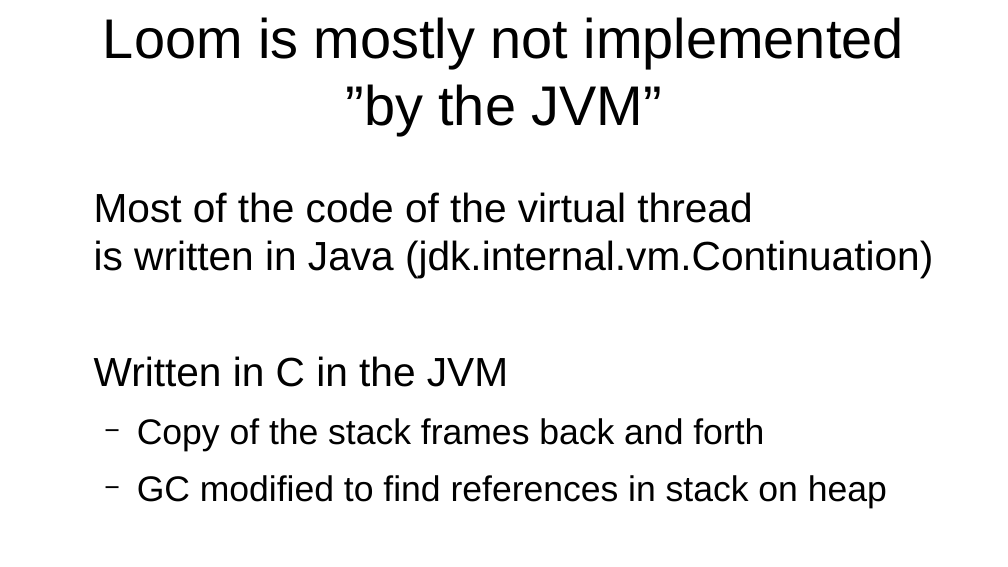
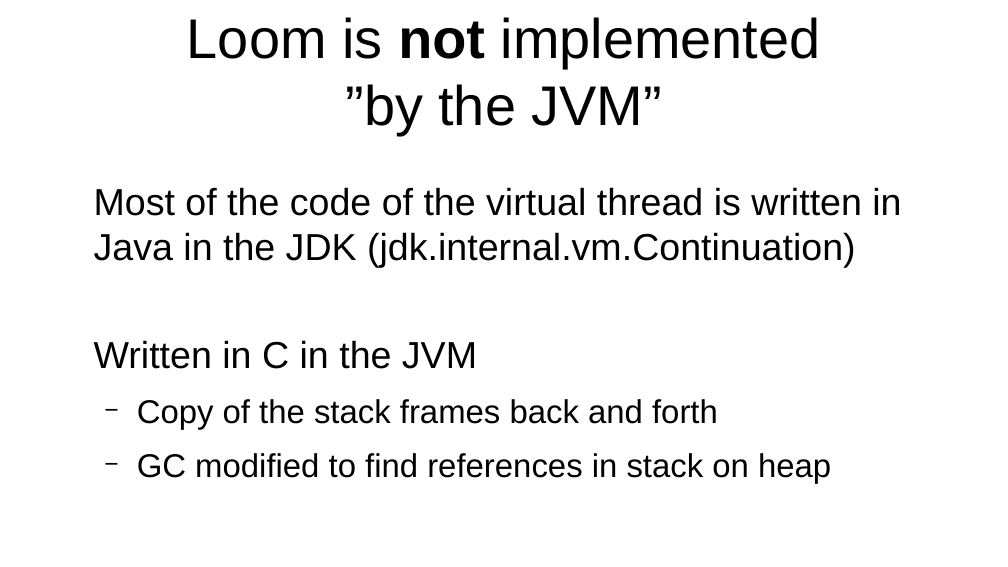
Before and after one commit to forax/loom-fiber, a slide deck: slide 28 of loom is looming.odp (slide 24 before the commit). Drawn at 1008x567 pixels with LibreOffice and Linux fonts; fonts in the diff are those of the drawing. Boxes give left, top, right and bottom in pixels: in the first picture for what was removed or moved away, otherwise in the second. Text is boxed around its words. In the diff, an @@ line names an element or a change of style, - is before the commit and + after.

```diff
--- a/loom is looming.odp
+++ b/loom is looming.odp
@@ title at (x1=187, y1=17, x2=821, y2=135): text changed @@
-Loom is mostly not implemented
-”by the JVM”
+Loom is not implemented
+”by the JVM”
@@ text at (x1=94, y1=187, x2=901, y2=267): text changed; size 32 to 29.6 pt @@
-Most of the code of the virtual thread
-is written in Java (jdk.internal.vm.Continuation)
+Most of the code of the virtual thread is written in Java in the JDK (jdk.internal.vm.Continuation)
@@ text at (x1=94, y1=340, x2=718, y2=478): size 32 to 29.6 pt in "Written in C in the JVM"; size 28 to 25.9 pt in "Copy of the stack frames back and ...", "GC modified to find references in stack ..." @@
```
Also in this commit, not shown: 12 other slides changed, 1 other file.
